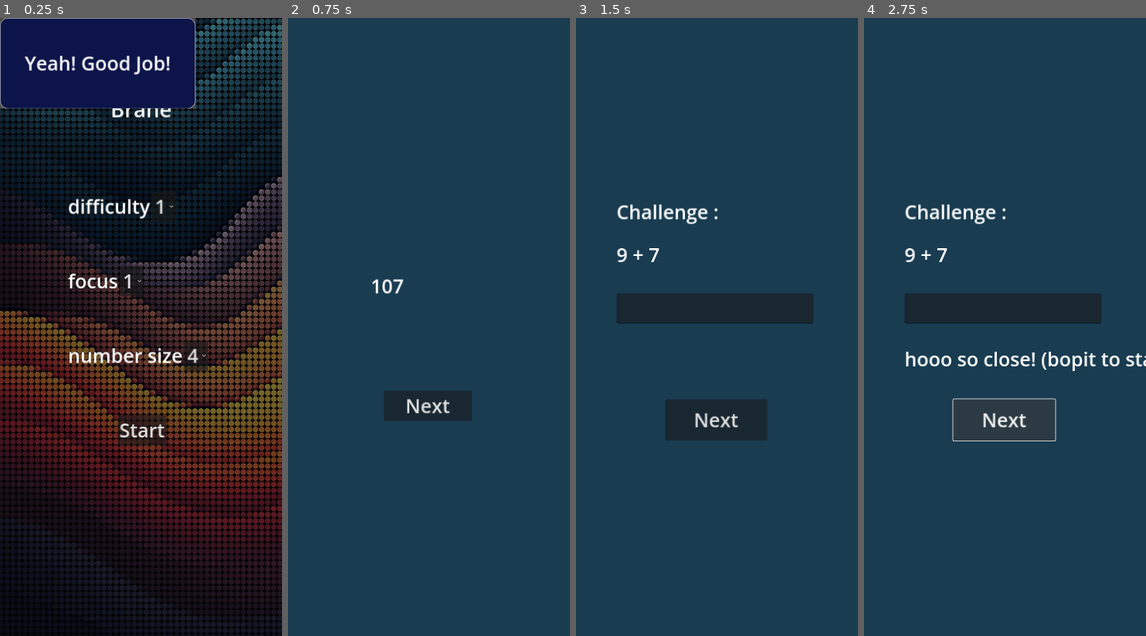
Above: before the commit, frames 1-4 (left to right).
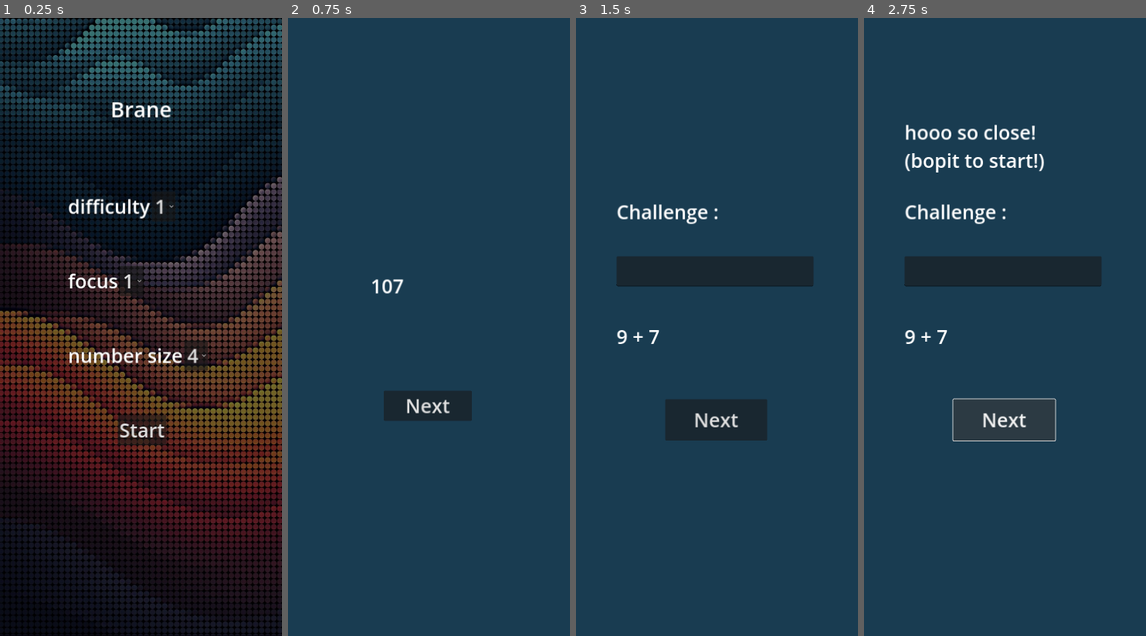
Above: after the commit, the same moments.

Repository: Zabardast/brane
Game: Godot game, scene res://main.tscn
Same seed, same stepped clock (60 frames per second), same inputs: the game is played once before the commit and once after it.
Inputs:
- Up to frame 1 (0.25 s): no input
- Up to frame 2 (0.75 s): click "Start" at 0.5 s
- Up to frame 3 (1.5 s): click "Next" at 1.25 s
- Up to frame 4 (2.75 s): click "Next" at 2 s

The runs differ from the first frame. In frame 1, 9.4% of the frame differs, in the area x 0-70%, y 0-15%; in frame 2, nothing differs; in frame 3, 6.8%; in frame 4, 8.7%.

Commit message:
✨: numerical keyboard only and fix good job popup on app start

Diff:
--- a/challenge_loop.gd
+++ b/challenge_loop.gd
@@ -49,8 +49,15 @@
 		print_debug("go to recall page")
 		emit_signal("start_remember")
 
+	# avoiding negative numbers as a result of a substraction
+	# because the godot keyboard does not support it
+	if val2 > val1 :
+		var tmp = val1
+		val1 = val2
+		val2 = tmp
+
 	list_size = list_size - 1
-	# operator
+
 	match randi() % operator:
 		0:
 			val3 = " + "
@@ -80,8 +87,8 @@
 func atemp_challenge() -> void:
 	var p_result:int = int($SolutionLineEdit.get_text())
 	if p_result == tmp_result:
-		$ResultLabel.set_text("good job! keep up with the good work!")
+		$ResultLabel.set_text("good job! keep up\nwith the good work!")
 		new_challenge()
 	else:
-		$ResultLabel.set_text("hooo so close! (bopit to start!)")
+		$ResultLabel.set_text("hooo so close!\n(bopit to start!)")
 	pass
--- a/challenge_loop.tscn
+++ b/challenge_loop.tscn
@@ -1,6 +1,8 @@
-[gd_scene load_steps=2 format=3 uid="uid://c0uww8qnpuwuu"]
+[gd_scene load_steps=3 format=3 uid="uid://c0uww8qnpuwuu"]
 
 [ext_resource type="Script" path="res://challenge_loop.gd" id="1_1pjg2"]
+
+[sub_resource type="GDScript" id="GDScript_4i3g8"]
 
 [node name="ChallengeLoop" type="CanvasLayer"]
 script = ExtResource("1_1pjg2")
@@ -15,17 +17,19 @@
 
 [node name="ChallengeLabel" type="Label" parent="."]
 offset_left = 105.0
-offset_top = 578.0
+offset_top = 790.0
 offset_right = 615.0
-offset_bottom = 679.0
+offset_bottom = 891.0
 theme_override_font_sizes/font_size = 50
 
 [node name="SolutionLineEdit" type="LineEdit" parent="."]
 offset_left = 105.0
-offset_top = 713.0
+offset_top = 617.0
 offset_right = 615.0
-offset_bottom = 790.0
+offset_bottom = 694.0
 theme_override_font_sizes/font_size = 50
+virtual_keyboard_type = 3
+script = SubResource("GDScript_4i3g8")
 
 [node name="Button" type="Button" parent="."]
 offset_left = 231.0
@@ -37,9 +41,11 @@
 
 [node name="ResultLabel" type="Label" parent="."]
 offset_left = 105.0
-offset_top = 848.0
+offset_top = 261.0
 offset_right = 615.0
-offset_bottom = 922.0
+offset_bottom = 425.0
 theme_override_font_sizes/font_size = 50
 
+[connection signal="gui_input" from="SolutionLineEdit" to="SolutionLineEdit" method="_on_gui_input"]
+[connection signal="text_changed" from="SolutionLineEdit" to="SolutionLineEdit" method="_on_text_changed"]
 [connection signal="pressed" from="Button" to="." method="atemp_challenge"]
--- a/main.tscn
+++ b/main.tscn
@@ -62,7 +62,6 @@
 
 [node name="PopupPanel" type="PopupPanel" parent="."]
 size = Vector2i(506, 235)
-visible = true
 theme_override_styles/panel = SubResource("StyleBoxFlat_n6w6t")
 
 [node name="CanvasLayer" type="CanvasLayer" parent="PopupPanel"]
--- a/remember.tscn
+++ b/remember.tscn
@@ -11,6 +11,7 @@
 offset_right = 516.0
 offset_bottom = 736.0
 theme_override_font_sizes/font_size = 50
+virtual_keyboard_type = 3
 
 [node name="Button" type="Button" parent="." groups=["hidable_memory"]]
 offset_left = 248.0
